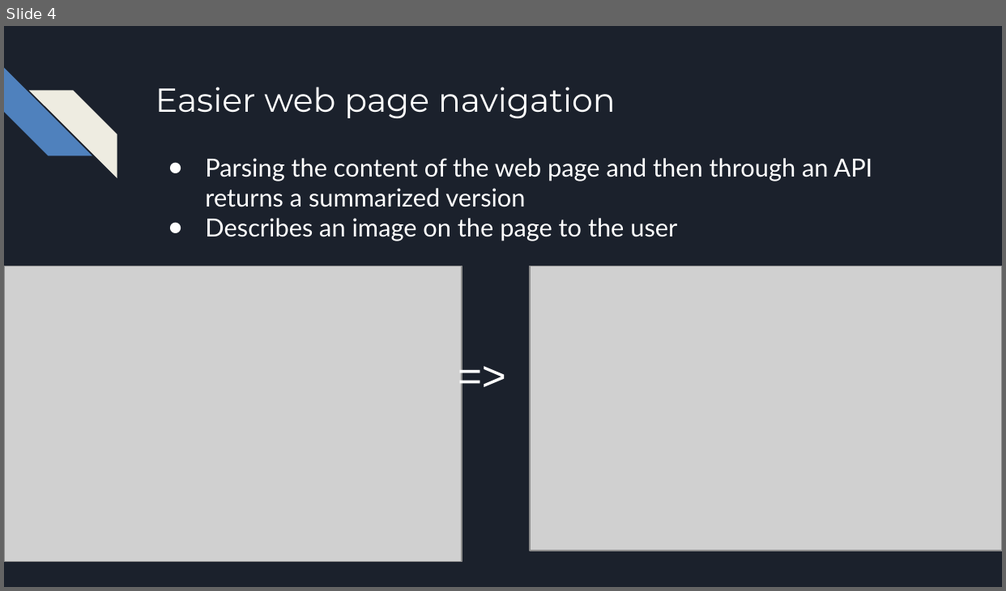
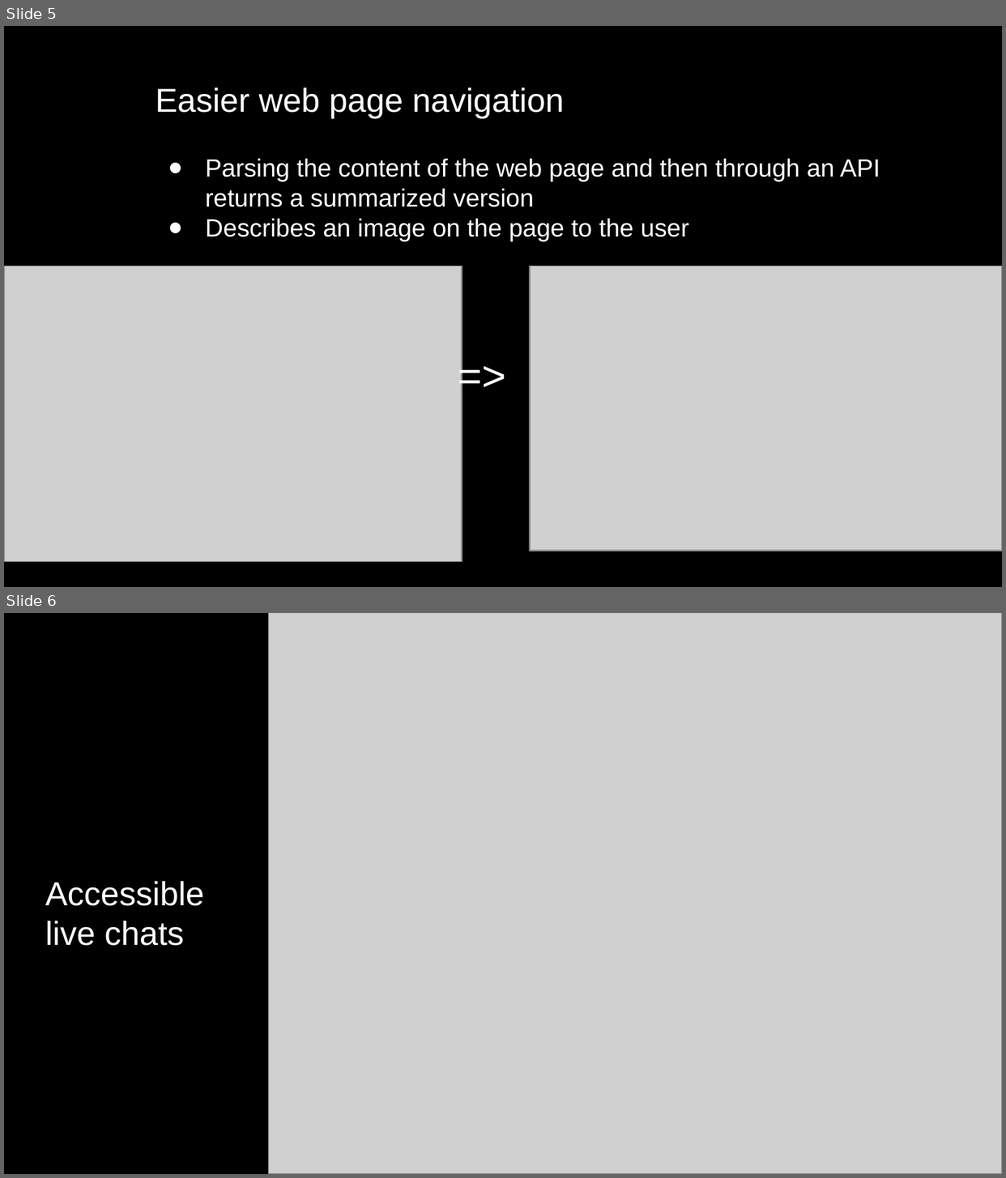
Before and after one commit to glasgow2017/team-8, a slide deck: presentation/Cyclops.pptx. Shown one above the other, each under a label of ours: slide 4 before the commit, slides 5 and 6 after it. The pictures are 1006x591 and 1006x1178 pixels, drawn with LibreOffice and Linux fonts; fonts in the diff are those of the drawing; grey boxes stand for pictures; background and template pictures are left out. Boxes give left, top, right and bottom in pixels: in the first picture for what was removed or moved away, otherwise in the second. Text is boxed around its words. In the diff, an @@ line names an element or a change of style, - is before the commit and + after.

```diff
--- a/presentation/Cyclops.pptx
+++ b/presentation/Cyclops.pptx
@@ slide 6 added at [4, 613, 1002, 1174], background picture (left out) @@
@@ picture added at [268, 613, 1002, 1174] @@
@@ text added at [45, 881, 204, 946], 24 pt, text #FFFFFF @@
+Accessible live chats
@@ what was slide 4 is now slide 5 @@
@@ slide 5 changed as well @@
@@ background #1B212C to picture (left out) @@
@@ diag stripe removed at [4, 68, 91, 156] @@
@@ text "Easier web page navigation" at [155, 88, 564, 118]: font Montserrat to Arial @@
@@ diag stripe removed at [29, 90, 117, 177] @@
@@ text "Parsing the content of the ..." at [205, 158, 880, 241]: font Lato to Arial @@
```
Also in this commit, not shown: 4 other slides changed, 3 other slides added, 3 slides removed.
